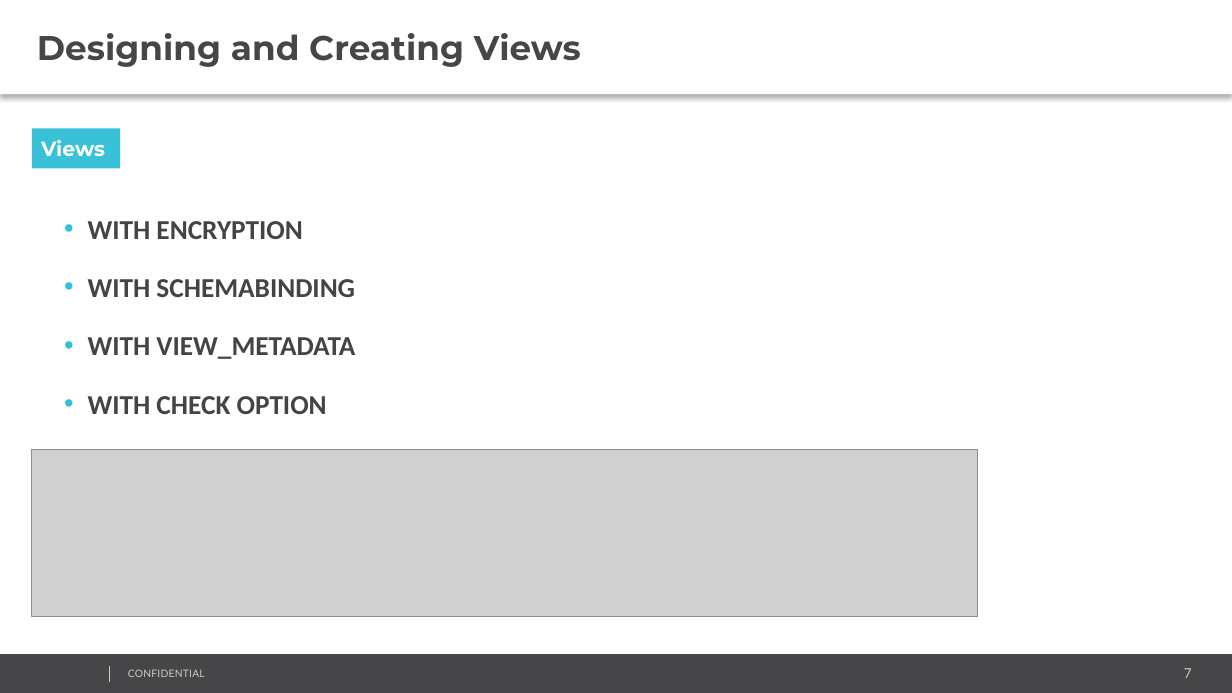
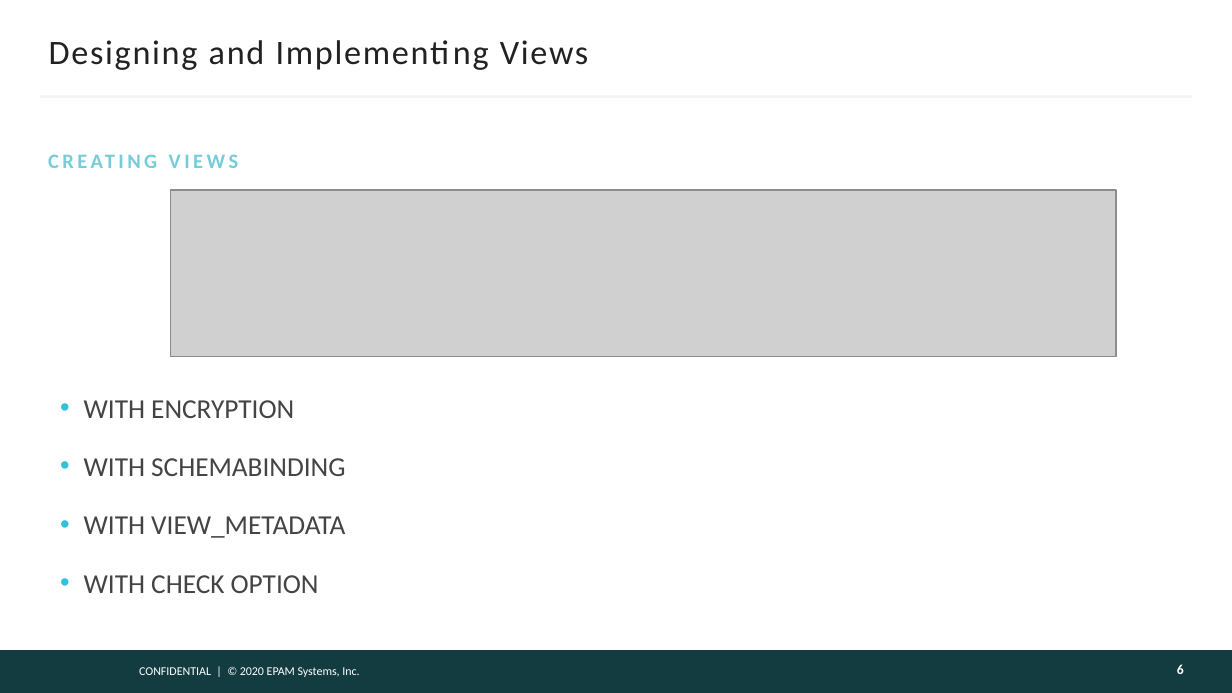
Before and after one commit to AndreyQC/MSBI.Lab, a slide deck: slide 6 of MSBI.E07-SQL/MSBI.Dev.S20E07.pptx (slide 7 before the commit). Drawn at 1232x693 pixels with LibreOffice and Linux fonts; fonts in the diff are those of the drawing; grey boxes stand for pictures; background and template pictures are left out. Boxes give left, top, right and bottom in pixels: in the first picture for what was removed or moved away, otherwise in the second. Text is boxed around its words. In the diff, an @@ line names an element or a change of style, - is before the commit and + after.

```diff
--- a/MSBI.E07-SQL/MSBI.Dev.S20E07.pptx
+++ b/MSBI.E07-SQL/MSBI.Dev.S20E07.pptx
@@ title "Designing and Implementing Views": place and size @@
-title "Designing and Implementing Views" at bbox=[0, 0, 1232, 95]
+title "Designing and Implementing Views" at bbox=[49, 40, 588, 70]
@@ title "Designing and Implementing Views" at bbox=[49, 40, 588, 70]: fill #FFFFFF to none; shadow off @@
@@ title at bbox=[49, 40, 588, 70]: text changed; font Montserrat to Calibri; text colour #464547 to #222222; bold off @@
-Designing and Creating Views
+Designing and Implementing Views
@@ line added from (39, 96) to (1193, 96), #F5F5F5 1.5 pt @@
@@ rectangle removed at bbox=[32, 128, 121, 168] @@
-Views
@@ text added at bbox=[48, 145, 1184, 192], 12 pt, text #76CDD8, bold @@
+CREATING VIEWS
@@ picture: place and size @@
-picture at bbox=[32, 450, 978, 616]
+picture at bbox=[170, 190, 1116, 356]
@@ text "WITH ENCRYPTION": place and size @@
-text "WITH ENCRYPTION" at bbox=[88, 221, 355, 414]
+text "WITH ENCRYPTION" at bbox=[84, 400, 345, 593]
@@ text "WITH ENCRYPTION" at bbox=[84, 400, 345, 593]: bold off @@
@@ rectangle: place and size @@
-rectangle at bbox=[0, 654, 1232, 693]
+rectangle at bbox=[0, 650, 1232, 693]
@@ rectangle at bbox=[0, 650, 1232, 693]: fill #464547 to #133C41 @@
@@ line removed from (110, 665) to (110, 683) @@
@@ text at bbox=[139, 667, 359, 677]: text changed; size 6 to 7 pt; font Lato to Calibri; text colour #CCCCCC to #FFFFFF @@
-CONFIDENTIAL
+CONFIDENTIAL | © 2020 EPAM Systems, Inc.
@@ page number added at bbox=[1177, 664, 1184, 674], 8 pt, text #FEFEFE, bold @@
+6
@@ page number removed at bbox=[1184, 668, 1192, 678] @@
-7
```
Also in this commit, not shown: 23 other slides changed, 9 slides added, 9 slides removed, 2 other files.
